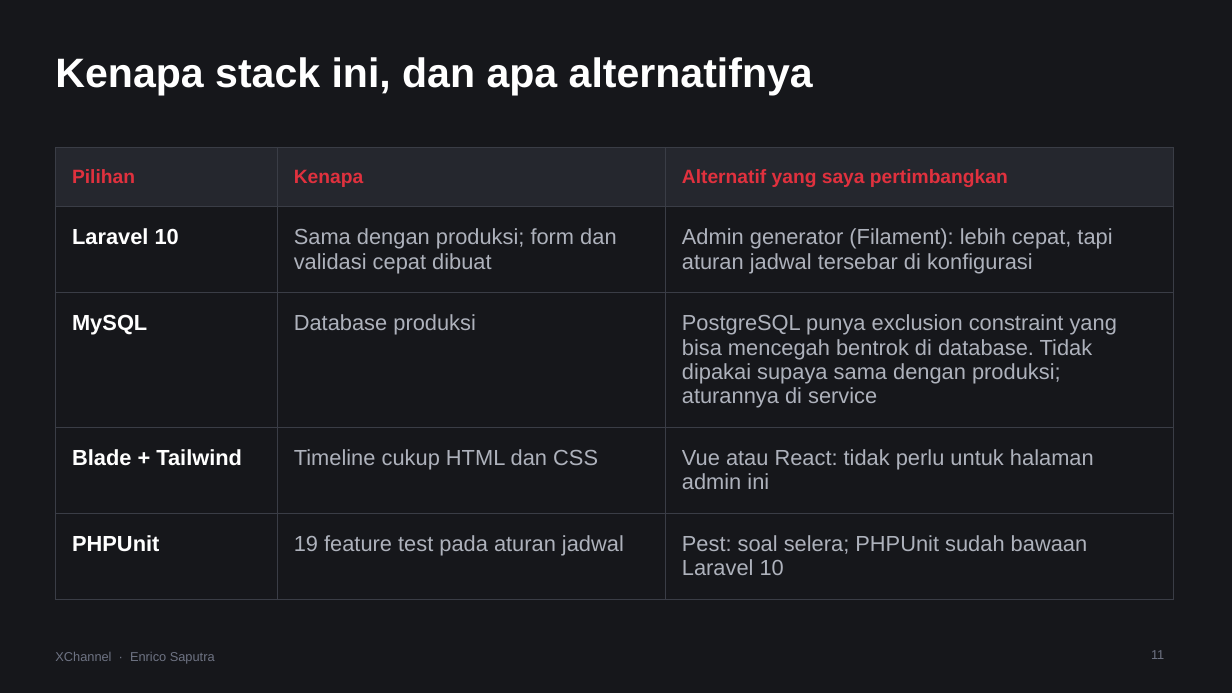
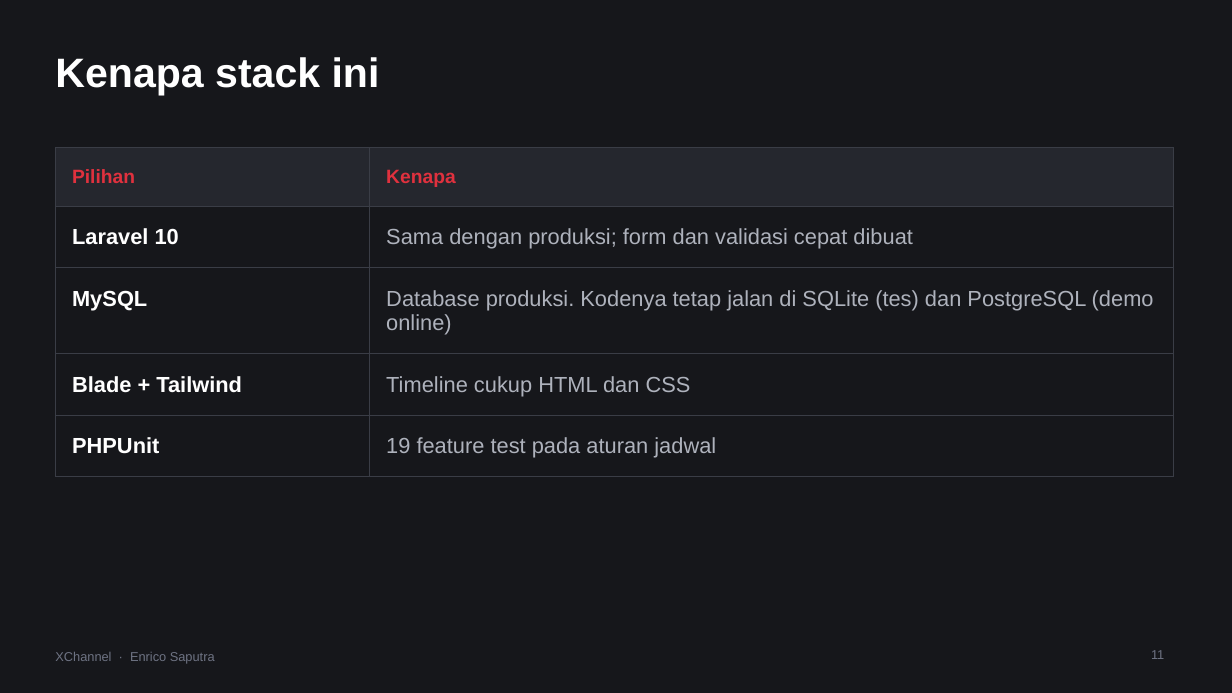
Before and after one commit to Enricosaputra/xchannel-dashboard-demo, a slide deck: slide 11 of docs/XChannel-presentasi.pptx. Drawn at 1232x693 pixels with LibreOffice and Linux fonts; fonts in the diff are those of the drawing. Boxes give left, top, right and bottom in pixels: in the first picture for what was removed or moved away, otherwise in the second. Text is boxed around its words. In the diff, an @@ line names an element or a change of style, - is before the commit and + after.

Commit message:
Decks: ER diagram slide, stack slide gives the reason only, no trade-off slide

```diff
--- a/docs/XChannel-presentasi.pptx
+++ b/docs/XChannel-presentasi.pptx
@@ title at [55, 57, 380, 95]: text changed @@
-Kenapa stack ini, dan apa alternatifnya
+Kenapa stack ini
@@ table at [55, 148, 1174, 462] @@
-column 2: Kenapa | Sama dengan produksi; form dan validasi cepat dibuat | Database produksi | Timeline cukup HTML dan CSS | 19 feature test pada aturan jadwal
-column 3: Alternatif yang saya pertimbangkan | Admin generator (Filament): lebih cepat, tapi aturan jadwal tersebar di konfigurasi | PostgreSQL punya exclusion constraint yang bisa mencegah bentrok di database. Tidak dipakai supaya sama dengan produksi; aturannya di service | Vue atau React: tidak perlu untuk halaman admin ini | Pest: soal selera; PHPUnit sudah bawaan Laravel 10
+column 2: Kenapa | Sama dengan produksi; form dan validasi cepat dibuat | Database produksi. Kodenya tetap jalan di SQLite (tes) dan PostgreSQL (demo online) | Timeline cukup HTML dan CSS | 19 feature test pada aturan jadwal
```
Also in this commit, not shown: 1 slide added, 1 slide removed, 7 other files.
